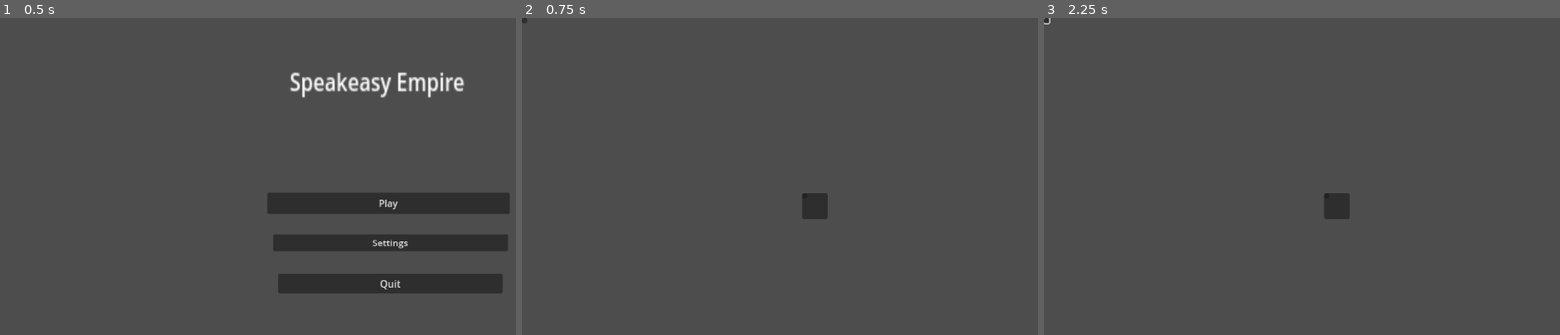
Above: before the commit, frames 1-3 (left to right).
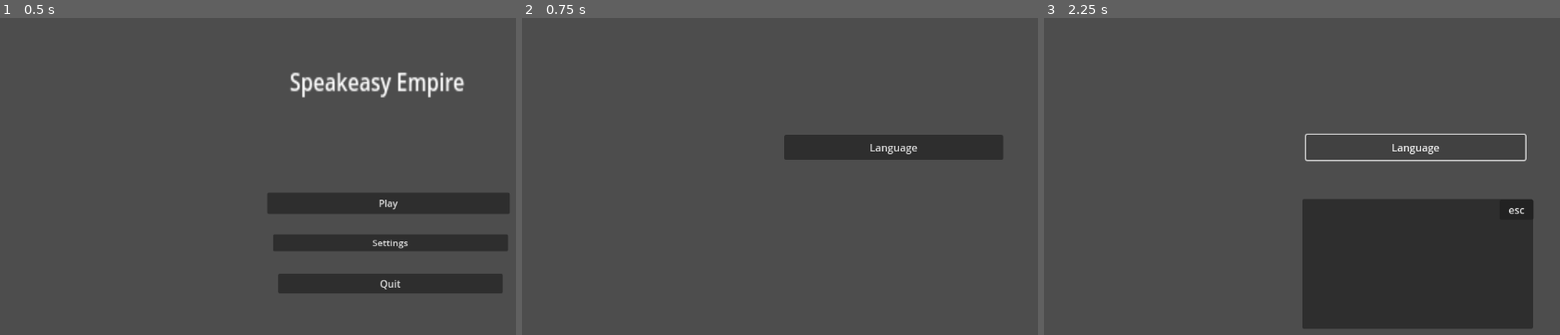
Above: after the commit, the same moments.

Repository: Obizynas/p123
Game: Godot game, scene res://menu.tscn
Same seed, same stepped clock (60 frames per second), same inputs: the game is played once before the commit and once after it.
Inputs (mouse positions are in pixels of both pictures, inside the frame that each line leads up to):
- Up to frame 1 (0.5 s): no input
- Up to frame 2 (0.75 s): click "Settings" at 0.5 s
- Up to frame 3 (2.25 s): click (1044, 21) at 1.27 s; click (1415, 147) at 2 s, where only the run after the commit has a clickable "Language"

Frame 1 is identical in both runs. In frame 2, 3.7% of the frame differs, in the area x 0-94%, y 0-64%; in frame 3, 19%, in the area x 0-95%, y 0-98%.

Commit message:
launguage

Diff:
--- a/control.gd
+++ b/control.gd
@@ -1 +1,12 @@
 extends Control
+
+func _ready():
+	$SmallPanel.visible = false  # гарантуємо, що панель прихована з початку
+	$Button.pressed.connect(_on_main_button_pressed)
+	$SmallPanel/CloseButton.pressed.connect(_on_close_button_pressed)
+
+func _on_main_button_pressed():
+	$SmallPanel.visible = true  # показати панель при натисканні кнопки
+
+func _on_close_button_pressed():
+	$SmallPanel.visible = false  # ховати панель при натисканні кнопки "Закрити"
--- a/scene_2_root.tscn
+++ b/scene_2_root.tscn
@@ -1,30 +1,35 @@
-[gd_scene format=3 uid="uid://c6q0xuj4g3ds7"]
+[gd_scene load_steps=2 format=3 uid="uid://c6q0xuj4g3ds7"]
+
+[ext_resource type="Script" uid="uid://dnjli3iihairv" path="res://control.gd" id="1_hocxa"]
 
 [node name="Scene2Root" type="Node2D"]
-
-[node name="Label" type="Label" parent="."]
-offset_right = 40.0
-offset_bottom = 23.0
 
 [node name="Control" type="Control" parent="."]
 layout_mode = 3
 anchors_preset = 0
 offset_right = 40.0
 offset_bottom = 40.0
+script = ExtResource("1_hocxa")
 
 [node name="Button" type="Button" parent="Control"]
 layout_mode = 0
-offset_right = 8.0
-offset_bottom = 8.0
+offset_left = 408.0
+offset_top = 182.0
+offset_right = 749.0
+offset_bottom = 221.0
+text = "Language"
 
-[node name="Panel" type="Panel" parent="Control"]
+[node name="SmallPanel" type="Panel" parent="Control"]
 layout_mode = 0
-offset_left = 436.0
-offset_top = 273.0
-offset_right = 476.0
-offset_bottom = 313.0
+offset_left = 402.0
+offset_top = 282.0
+offset_right = 761.0
+offset_bottom = 484.0
 
-[node name="Button" type="Button" parent="Control/Panel"]
+[node name="CloseButton" type="Button" parent="Control/SmallPanel"]
 layout_mode = 0
-offset_right = 8.0
-offset_bottom = 8.0
+offset_left = 307.0
+offset_top = 1.0
+offset_right = 360.0
+offset_bottom = 17.0
+text = "esc"
